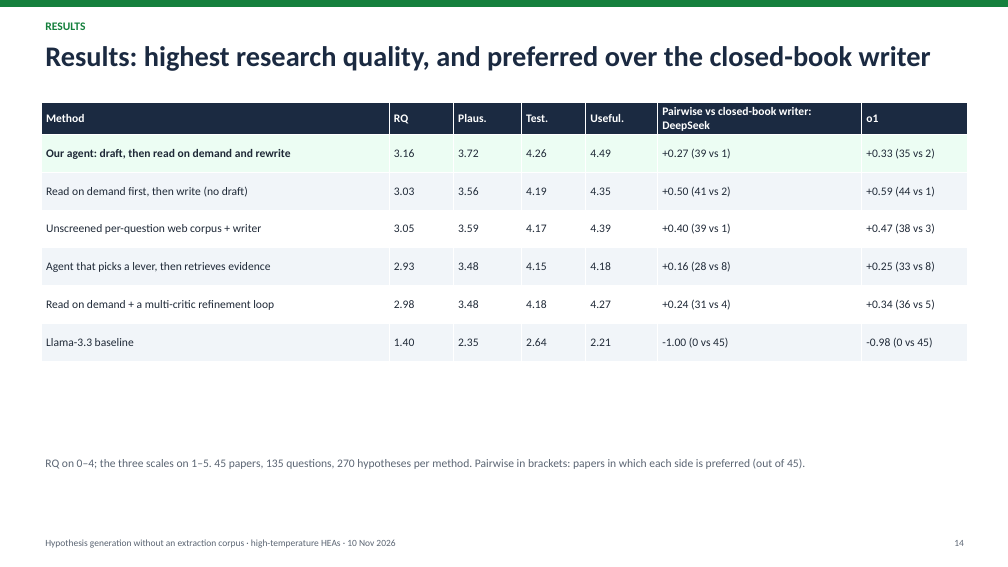
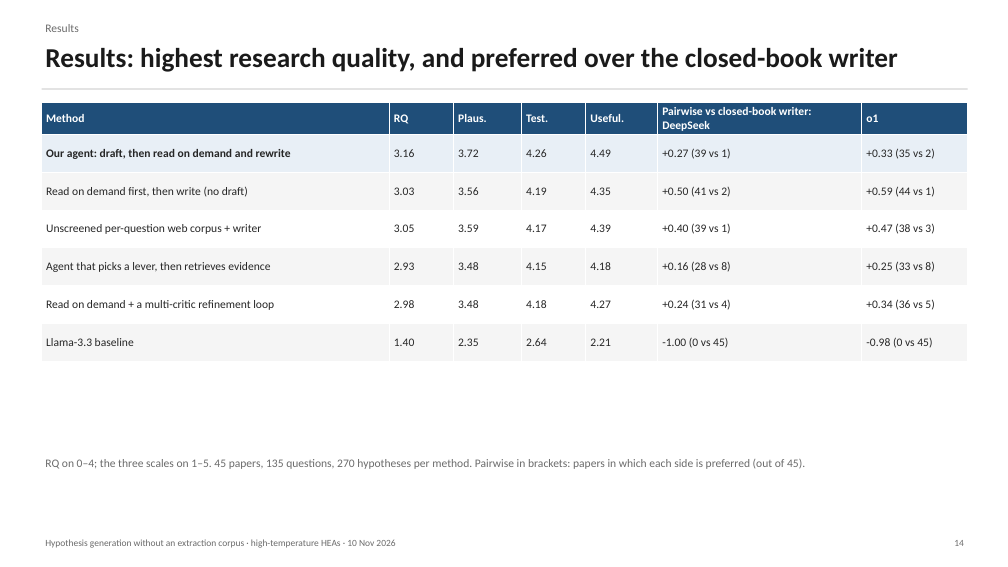
Before and after one commit to yadyneshsonale/materials-hypothesis-generation, a slide deck: slide 14 of presentations/2026-11-10_on_demand_retrieval/on_demand_hypothesis_generation_2026-11-10.pptx. Drawn at 1008x567 pixels with LibreOffice and Linux fonts; fonts in the diff are those of the drawing. Boxes give left, top, right and bottom in pixels: in the first picture for what was removed or moved away, otherwise in the second. Text is boxed around its words. In the diff, an @@ line names an element or a change of style, - is before the commit and + after.

```diff
--- a/presentations/2026-11-10_on_demand_retrieval/on_demand_hypothesis_generation_2026-11-10.pptx
+++ b/presentations/2026-11-10_on_demand_retrieval/on_demand_hypothesis_generation_2026-11-10.pptx
@@ rectangle removed at (0, 0, 1008, 7) @@
@@ text at (45, 24, 78, 32): text changed; text colour #15803D to #6B6B6B; bold off @@
-RESULTS
+Results
@@ text "Results: highest research quality, and ..." at (45, 48, 898, 72): size 27 to 26 pt, text colour #1B2A41 to #1A1A1A @@
@@ rectangle added at (42, 88, 968, 89), fill #D4D4D4 @@
@@ table at (42, 102, 968, 359) @@
@@ fill #1B2A41 to #1F4E79 in row 1 @@
@@ fill #ECFDF3 to #E8EFF6 in row 2 @@
@@ fill #F1F5F9 to #F5F5F5 in 21 cells @@
@@ text colour #1F2937 to #262626 in "Our agent: draft, then read on demand ...", "3.16", "3.72", "4.26" and 38 more places @@
@@ text "RQ on 0–4; the three ..." at (45, 459, 805, 469): text colour #5B6573 to #6B6B6B @@
```
Also in this commit, not shown: 14 other slides changed, 1 other file.
